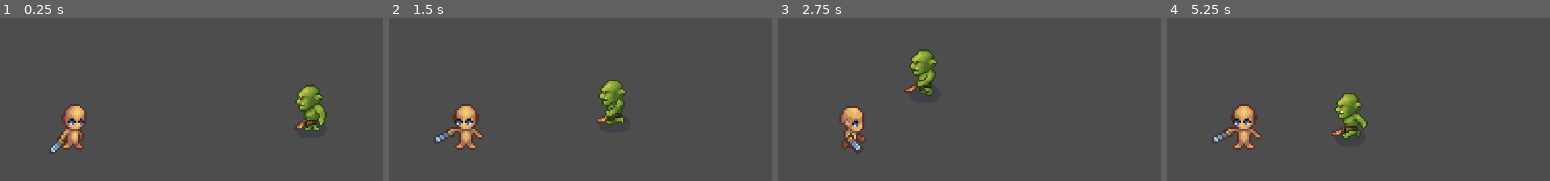
Above: before the commit, frames 1-4 (left to right).
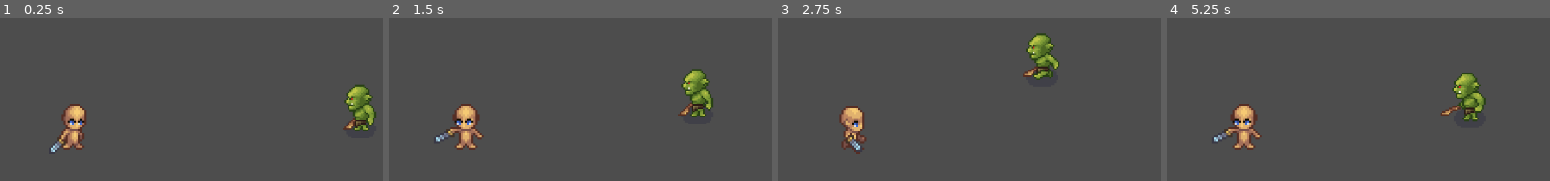
Above: after the commit, the same moments.

Repository: EnzoDalmasso/TP_FinalPV3_Enzo_Dalmasso
Game: Godot game, scene res://Scenes/main.tscn
Same seed, same stepped clock (60 frames per second), same inputs: the game is played once before the commit and once after it.
Inputs:
- Up to frame 1 (0.25 s): no input
- Up to frame 2 (1.5 s): hold D (Right) 0.53-1.28 s; tap Space (Attack) at 0.6, 1.35 s; hold S (Down) from 1.28 s (still down)
- Up to frame 3 (2.75 s): release S (Down) at 2.03 s; hold D (Right) from 2.03 s (still down); tap Space (Attack) at 2.1 s
- Up to frame 4 (5.25 s): release D (Right) at 2.78 s; hold W (Up) 2.78-3.53 s; tap Space (Attack) every 0.75 s from 2.85 to 5.1 s; hold A (Left) 3.53-5.03 s; hold S (Down) from 5.03 s (still down)

The runs differ from the first frame. In frame 1, 3.3% of the frame differs, in the area x 76-99%, y 41-70%; in frame 2, 3.2%; in frame 3, 3.1%; in frame 4, 3.4%, in the area x 42-84%, y 33-75%.

Commit message:
Colisiones
Se le agrego colisiones al enemigo y al player

Diff:
--- a/tp_finalpv3_enzodalmasso/Scenes/Enemy.tscn
+++ b/tp_finalpv3_enzodalmasso/Scenes/Enemy.tscn
@@ -932,7 +932,7 @@
 }]
 
 [sub_resource type="RectangleShape2D" id="RectangleShape2D_qlkrf"]
-size = Vector2(23, 26.6667)
+size = Vector2(16.5, 29)
 
 [sub_resource type="Animation" id="Animation_2ty4c"]
 length = 1.29
@@ -1496,8 +1496,13 @@
 [sub_resource type="CircleShape2D" id="CircleShape2D_v7ryl"]
 radius = 150.001
 
+[sub_resource type="RectangleShape2D" id="RectangleShape2D_suirs"]
+size = Vector2(22, 32.5)
+
 [node name="Enemy" type="CharacterBody2D"]
 scale = Vector2(2, 2)
+collision_layer = 4
+collision_mask = 3
 script = ExtResource("1_6yyuc")
 vel = 50
 
@@ -1505,11 +1510,12 @@
 scale = Vector2(1.2, 1.2)
 sprite_frames = SubResource("SpriteFrames_6idk7")
 animation = &"idle_left"
-frame = 3
+frame = 1
 
 [node name="CollisionShape2D" type="CollisionShape2D" parent="."]
-position = Vector2(2.83333, -1.33333)
+position = Vector2(0.75, -2)
 shape = SubResource("RectangleShape2D_qlkrf")
+debug_color = Color(0.391348, 0.471285, 1, 0.42)
 
 [node name="AnimationPlayer" type="AnimationPlayer" parent="."]
 libraries = {
@@ -1520,8 +1526,8 @@
 tree_root = SubResource("AnimationNodeStateMachine_1dj7i")
 anim_player = NodePath("../AnimationPlayer")
 parameters/current_length = 0.91
-parameters/current_position = 0.638495
-parameters/current_delta = 0.0111111
+parameters/current_position = 0.387197
+parameters/current_delta = 0.00833333
 parameters/conditions/Idle = false
 parameters/conditions/Run = false
 parameters/End/current_length = null
@@ -1531,8 +1537,8 @@
 parameters/Start/current_position = 0.0
 parameters/Start/current_delta = 0.0
 parameters/idle/current_length = 0.91
-parameters/idle/current_position = 0.638495
-parameters/idle/current_delta = 0.0111111
+parameters/idle/current_position = 0.387197
+parameters/idle/current_delta = 0.00833333
 parameters/idle/blend_position = Vector2(-0.00794911, 0.0322176)
 parameters/idle/0/current_length = 0.91
 parameters/idle/0/current_position = 0.092683
@@ -1541,8 +1547,8 @@
 parameters/idle/1/current_position = 0.143335
 parameters/idle/1/current_delta = 0.00694444
 parameters/idle/2/current_length = 0.91
-parameters/idle/2/current_position = 0.638495
-parameters/idle/2/current_delta = 0.0111111
+parameters/idle/2/current_position = 0.387197
+parameters/idle/2/current_delta = 0.00833333
 parameters/idle/3/current_length = 0.91
 parameters/idle/3/current_position = 0.0
 parameters/idle/3/current_delta = 0.0
@@ -1569,6 +1575,15 @@
 [node name="CollisionShape2D" type="CollisionShape2D" parent="SeguimientoPlayer"]
 shape = SubResource("CircleShape2D_v7ryl")
 
-[connection signal="animation_finished" from="AnimationPlayer" to="." method="_on_animation_player_animation_finished"]
+[node name="CuadroColision" type="Area2D" parent="."]
+collision_layer = 4
+collision_mask = 2
+
+[node name="CollisionShape2D" type="CollisionShape2D" parent="CuadroColision"]
+position = Vector2(0.5, -4.25)
+shape = SubResource("RectangleShape2D_suirs")
+debug_color = Color(0.995383, 0, 0.206215, 0.42)
+
 [connection signal="body_entered" from="SeguimientoPlayer" to="." method="_on_area_2d_body_entered"]
 [connection signal="body_exited" from="SeguimientoPlayer" to="." method="_on_area_2d_body_exited"]
+[connection signal="body_entered" from="CuadroColision" to="." method="_on_cuadro_colision_body_entered"]
--- a/tp_finalpv3_enzodalmasso/Scenes/main.tscn
+++ b/tp_finalpv3_enzodalmasso/Scenes/main.tscn
@@ -6,10 +6,10 @@
 [node name="Main" type="Node2D"]
 
 [node name="Player" parent="." instance=ExtResource("1_juerv")]
-position = Vector2(202, 229)
+position = Vector2(131, 229)
 
 [node name="Camera2D" type="Camera2D" parent="Player"]
 position = Vector2(1, 4)
 
-[node name="CharacterBody2D" parent="." instance=ExtResource("2_7sjwv")]
+[node name="Enemy" parent="." instance=ExtResource("2_7sjwv")]
 position = Vector2(541, 215)
--- a/tp_finalpv3_enzodalmasso/Scenes/player.tscn
+++ b/tp_finalpv3_enzodalmasso/Scenes/player.tscn
@@ -4,7 +4,7 @@
 [ext_resource type="Texture2D" uid="uid://0pjc0cuvgtoj" path="res://Sprites/Player Sprites/Player Sprites.png" id="2_3dw8l"]
 
 [sub_resource type="RectangleShape2D" id="RectangleShape2D_28r2g"]
-size = Vector2(56, 69)
+size = Vector2(47, 69)
 
 [sub_resource type="AtlasTexture" id="AtlasTexture_64b3x"]
 atlas = ExtResource("2_3dw8l")
@@ -712,6 +712,31 @@
 "name": &"run_up",
 "speed": 4.0
 }]
+
+[sub_resource type="Animation" id="Animation_tli08"]
+length = 0.001
+tracks/0/type = "bezier"
+tracks/0/imported = false
+tracks/0/enabled = true
+tracks/0/path = NodePath("ColisionEspada:position:x")
+tracks/0/interp = 1
+tracks/0/loop_wrap = true
+tracks/0/keys = {
+"handle_modes": PackedInt32Array(0),
+"points": PackedFloat32Array(0, -0.25, 0, 0.25, 0),
+"times": PackedFloat32Array(0)
+}
+tracks/1/type = "bezier"
+tracks/1/imported = false
+tracks/1/enabled = true
+tracks/1/path = NodePath("ColisionEspada:position:y")
+tracks/1/interp = 1
+tracks/1/loop_wrap = true
+tracks/1/keys = {
+"handle_modes": PackedInt32Array(0),
+"points": PackedFloat32Array(0, -0.25, 0, 0.25, 0),
+"times": PackedFloat32Array(0)
+}
 
 [sub_resource type="Animation" id="Animation_aj54d"]
 length = 0.48
@@ -1186,31 +1211,6 @@
 "transitions": PackedFloat32Array(1),
 "update": 1,
 "values": ["run_up"]
-}
-
-[sub_resource type="Animation" id="Animation_tli08"]
-length = 0.001
-tracks/0/type = "bezier"
-tracks/0/imported = false
-tracks/0/enabled = true
-tracks/0/path = NodePath("ColisionEspada:position:x")
-tracks/0/interp = 1
-tracks/0/loop_wrap = true
-tracks/0/keys = {
-"handle_modes": PackedInt32Array(0),
-"points": PackedFloat32Array(0, -0.25, 0, 0.25, 0),
-"times": PackedFloat32Array(0)
-}
-tracks/1/type = "bezier"
-tracks/1/imported = false
-tracks/1/enabled = true
-tracks/1/path = NodePath("ColisionEspada:position:y")
-tracks/1/interp = 1
-tracks/1/loop_wrap = true
-tracks/1/keys = {
-"handle_modes": PackedInt32Array(0),
-"points": PackedFloat32Array(0, -0.25, 0, 0.25, 0),
-"times": PackedFloat32Array(0)
 }
 
 [sub_resource type="AnimationLibrary" id="AnimationLibrary_qf7vu"]
@@ -1365,10 +1365,12 @@
 
 [node name="Player" type="CharacterBody2D"]
 collision_layer = 2
+collision_mask = 5
 script = ExtResource("1_tlckw")
+vida = 5
 
 [node name="CollisionShape2D" type="CollisionShape2D" parent="."]
-position = Vector2(3, 5.5)
+position = Vector2(-0.5, 5.5)
 shape = SubResource("RectangleShape2D_28r2g")
 
 [node name="AnimatedSprite2D" type="AnimatedSprite2D" parent="."]
@@ -1386,8 +1388,8 @@
 tree_root = SubResource("AnimationNodeStateMachine_7tnfl")
 anim_player = NodePath("../AnimationPlayer")
 parameters/current_length = 1.75
-parameters/current_position = 0.262721
-parameters/current_delta = 0.0138889
+parameters/current_position = 0.485632
+parameters/current_delta = 0.014991
 parameters/conditions/Idle = true
 parameters/conditions/Run = false
 parameters/conditions/Swing = false
@@ -1445,8 +1447,8 @@
 parameters/attack/8/current_position = null
 parameters/attack/8/current_delta = null
 parameters/idle/current_length = 1.75
-parameters/idle/current_position = 0.262721
-parameters/idle/current_delta = 0.0138889
+parameters/idle/current_position = 0.485632
+parameters/idle/current_delta = 0.014991
 parameters/idle/blend_position = Vector2(0.325914, -0.0492537)
 parameters/idle/0/current_length = 3.0
 parameters/idle/0/current_position = 0.667549
@@ -1458,13 +1460,16 @@
 parameters/idle/2/current_position = 0.147306
 parameters/idle/2/current_delta = 0.0133333
 parameters/idle/3/current_length = 1.75
-parameters/idle/3/current_position = 0.262721
-parameters/idle/3/current_delta = 0.0138889
+parameters/idle/3/current_position = 0.485632
+parameters/idle/3/current_delta = 0.014991
 
 [node name="ColisionEspada" type="Area2D" parent="."]
+collision_mask = 4
 
 [node name="CollisionShape2D" type="CollisionShape2D" parent="ColisionEspada"]
 position = Vector2(44, 24)
 shape = SubResource("CapsuleShape2D_wjcj8")
 disabled = true
 debug_color = Color(0.991003, 0, 0.271208, 0.42)
+
+[connection signal="body_entered" from="ColisionEspada" to="." method="_on_colision_espada_body_entered"]
--- a/tp_finalpv3_enzodalmasso/Scrips/enemy.gd
+++ b/tp_finalpv3_enzodalmasso/Scrips/enemy.gd
@@ -1,11 +1,13 @@
 extends CharacterBody2D
+class_name enemigo_base
 
 @onready var animation_tree: AnimationTree = $AnimationTree
+@onready var cuadro_colision: Area2D = $CuadroColision
 
 @export_range(10,100) var vel: int = 10
 var player = null
 var direction = Vector2.ZERO
-var vida = 1
+@export var vida = 1
 
 func _physics_process(_delta):
 
@@ -38,18 +40,15 @@
 	animation_tree["parameters/idle/blend_position"] = direction
 	animation_tree["parameters/run/blend_position"] = direction
 
-#func golpe():
-	#vida -=1
-	#if vida == 0:
-		#queue_free()
+func danio():
+	vida-=1
+	if vida == 0:
+		queue_free()
 
 
-#func _on_cuadro_colision_body_entered(body: Node2D) -> void:
-	#if body.get_collision_layer() == 2:
-			#body._die()
 
 
-func _on_animation_player_animation_finished(anim_name: StringName) -> void:
-	#Verificar que la animacion de ejecutar es la de muerte
-	#hacer queue_free()
-	pass # Replace with function body.
+
+func _on_cuadro_colision_body_entered(body):
+	if body is player:
+		body.danio()
--- a/tp_finalpv3_enzodalmasso/Scrips/player.gd
+++ b/tp_finalpv3_enzodalmasso/Scrips/player.gd
@@ -1,4 +1,5 @@
 extends CharacterBody2D
+class_name player
 
 @export var SPEED = 300
 @onready var animation_tree: AnimationTree = $AnimationTree
@@ -6,7 +7,8 @@
 
 var attack : bool = false
 var direction : Vector2 = Vector2.ZERO
-var vida = 1
+@export var vida = 10
+
 
 func _physics_process(_delta):
 	if not attack:
@@ -29,6 +31,7 @@
 		areaespada.disabled = false
 
 
+
 func set_swing(value = false):
 	attack = value
 	animation_tree["parameters/conditions/Swing"] = value
@@ -44,3 +47,16 @@
 	animation_tree["parameters/attack/blend_position"] = direction
 	animation_tree["parameters/idle/blend_position"] = direction
 	animation_tree["parameters/Run/blend_position"] = direction
+
+
+
+
+func _on_colision_espada_body_entered(body):
+	if body is enemigo_base:
+		body.danio()
+
+
+func danio():
+	vida-=1
+	if vida == 0:
+		queue_free()
--- a/tp_finalpv3_enzodalmasso/project.godot
+++ b/tp_finalpv3_enzodalmasso/project.godot
@@ -47,6 +47,12 @@
 ]
 }
 
+[layer_names]
+
+2d_physics/layer_1="Mundo"
+2d_physics/layer_2="Player"
+2d_physics/layer_3="Enemy"
+
 [rendering]
 
 textures/canvas_textures/default_texture_filter=0
Not shown: 1 places in tp_finalpv3_enzodalmasso/Scenes/Enemy.tscn that only renumber resources
